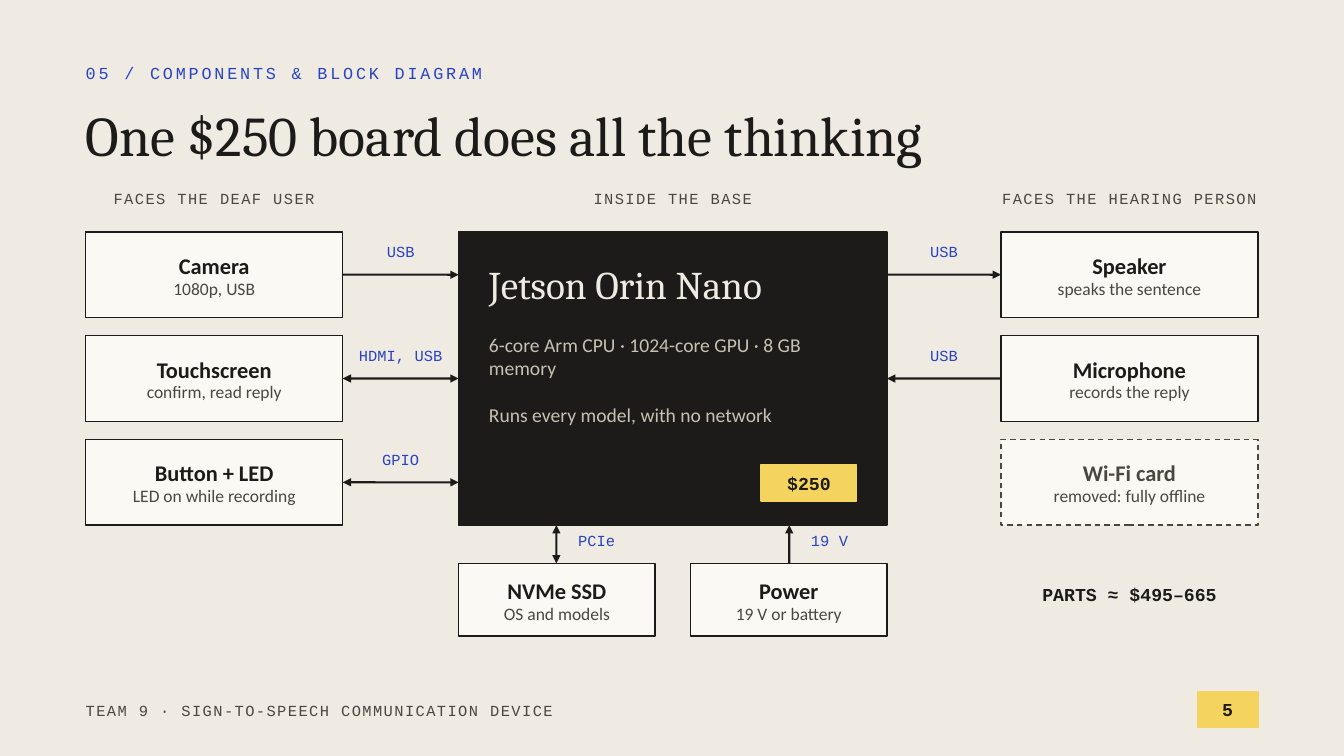
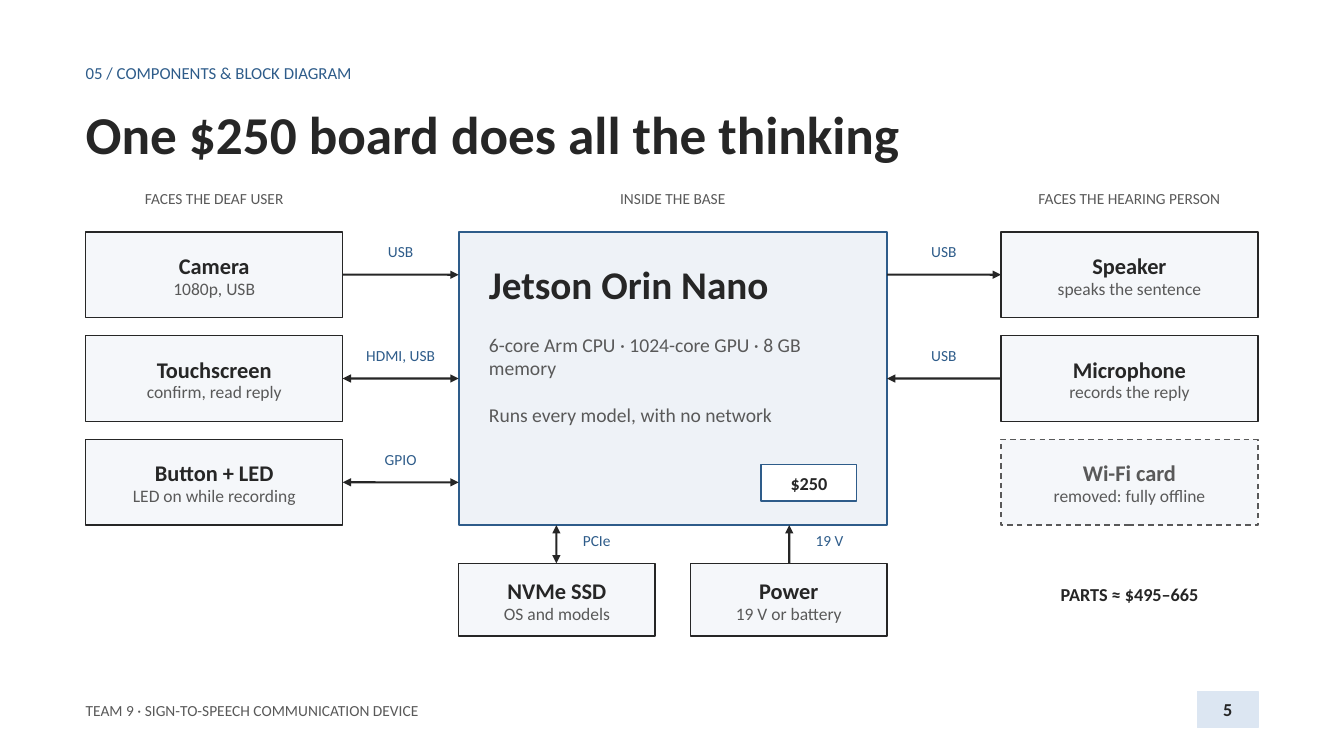
Before and after one commit to anxious956/Multilingual-Sign-to-Speech-Communication-Device, a slide deck: slide 5 of docs/presentation/Team9_Proposal_Presentation.pptx. Drawn at 1344x756 pixels with LibreOffice and Linux fonts; fonts in the diff are those of the drawing. Boxes give left, top, right and bottom in pixels: in the first picture for what was removed or moved away, otherwise in the second. Text is boxed around its words. In the diff, an @@ line names an element or a change of style, - is before the commit and + after.

```diff
--- a/docs/presentation/Team9_Proposal_Presentation.pptx
+++ b/docs/presentation/Team9_Proposal_Presentation.pptx
@@ background #EFEBE2 to #FFFFFF @@
@@ text "05 / COMPONENTS & BLOCK ..." at <box>86,68,352,79</box>: font Courier New to Calibri, text colour #2944C2 to #2E5C8A, letter spacing 2 to 0 pt @@
@@ title "One $250 board does all ..." at <box>86,116,899,163</box>: size 40 to 38 pt, font Cambria to Calibri, text colour #1C1B19 to #262626, bold on @@
@@ rectangle at <box>459,232,887,525</box>: fill #1C1B19 to #EEF2F7; outline #1C1B19 1 pt to #2E5C8A 1.5 pt @@
@@ text "Jetson Orin Nano" at <box>489,271,768,300</box>: font Cambria to Calibri, text colour #EFEBE2 to #262626, bold on @@
@@ arrow (343, 275) - (459, 275): stroke #1C1B19 1.5 pt to #262626 1.5 pt @@
@@ arrow (887, 275) - (1001, 275): stroke #1C1B19 1.5 pt to #262626 1.5 pt @@
@@ text "6-core Arm CPU · 1024-core ..." at <box>489,338,801,378</box>: text colour #C8C1B3 to #595959 @@
@@ double arrow (459, 378) - (343, 378): stroke #1C1B19 1.5 pt to #262626 1.5 pt @@
@@ arrow (1001, 378) - (887, 378): stroke #1C1B19 1.5 pt to #262626 1.5 pt @@
@@ text "Runs every model, with no ..." at <box>489,408,771,425</box>: text colour #C8C1B3 to #595959 @@
@@ rectangle at <box>1001,440,1258,525</box>: fill #FBF9F4 to #F5F7FA; outline #4A4741 1 pt dashed to #595959 1 pt dashed @@
@@ rectangle at <box>761,465,857,501</box>: fill #F4D35E to #FFFFFF; outline #F4D35E 1 pt to #2E5C8A 1 pt @@
@@ double arrow (343, 483) - (459, 483): stroke #1C1B19 1.5 pt to #262626 1.5 pt @@
@@ double arrow (557, 564) - (557, 525): stroke #1C1B19 1.5 pt to #262626 1.5 pt @@
@@ arrow (789, 564) - (789, 525): stroke #1C1B19 1.5 pt to #262626 1.5 pt @@
@@ font Courier New to Calibri, text colour #2944C2 to #2E5C8A in 7 elements at <box>388,247,413,257</box>, <box>366,351,435,363</box>, <box>385,455,417,465</box>, <box>931,247,956,257</box>, <box>931,351,956,361</box>, <box>583,536,611,546</box>, <box>816,536,844,546</box> @@
@@ fill #FBF9F4 to #F5F7FA; outline #1C1B19 1 pt to #262626 1 pt in 7 elements at <box>86,232,343,318</box>, <box>86,336,343,421</box>, <box>86,440,343,525</box>, <box>1001,232,1258,318</box>, <box>1001,336,1258,421</box>, <box>459,564,655,636</box>, <box>691,564,887,636</box> @@
@@ text colour #4A4741 to #595959 in 9 elements at <box>173,283,255,298</box>, <box>147,386,282,401</box>, <box>133,490,295,505</box>, <box>1058,283,1201,298</box>, <box>1069,386,1190,401</box>, <box>1083,465,1176,481</box>, <box>1054,490,1205,505</box>, <box>504,608,610,620</box>, <box>736,608,842,623</box> @@
@@ font Courier New to Calibri, text colour #4A4741 to #595959, letter spacing 1 to 0 pt in 4 elements at <box>145,194,284,204</box>, <box>620,194,726,204</box>, <box>1038,194,1220,204</box>, <box>86,706,418,716</box> @@
@@ font Courier New to Calibri, text colour #1C1B19 to #262626 in 3 elements at <box>791,478,828,492</box>, <box>1061,588,1199,603</box>, <box>1223,704,1232,716</box> @@
@@ rectangle at <box>1198,692,1258,728</box>: fill #F4D35E to #DCE6F2; outline #F4D35E 1 pt to #DCE6F2 1 pt @@
```
Also in this commit, not shown: 7 other slides changed, 1 other file.
